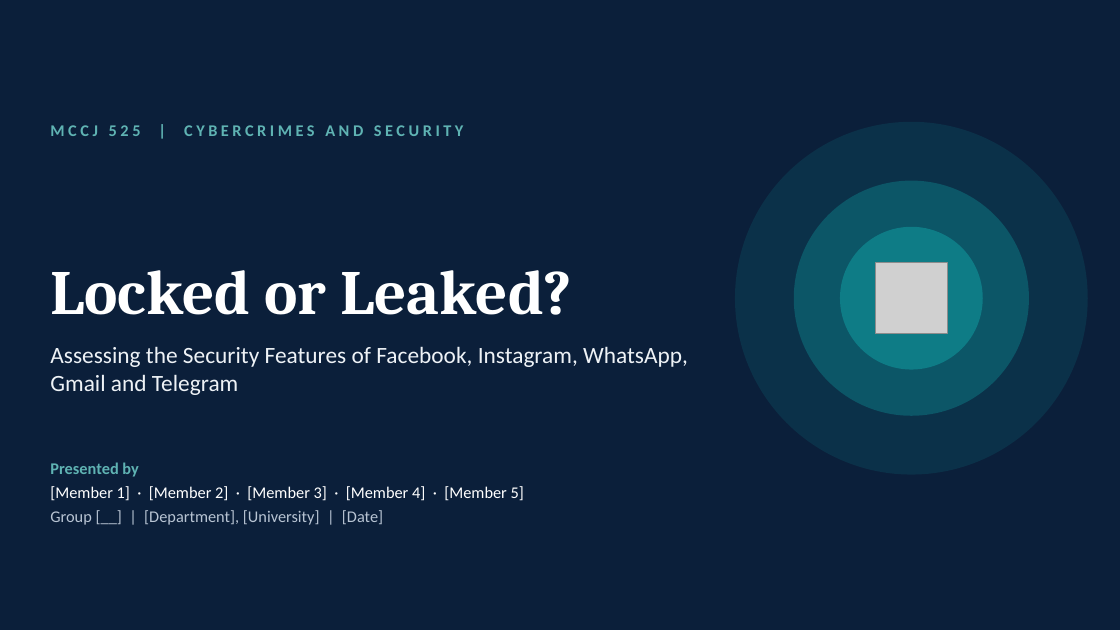
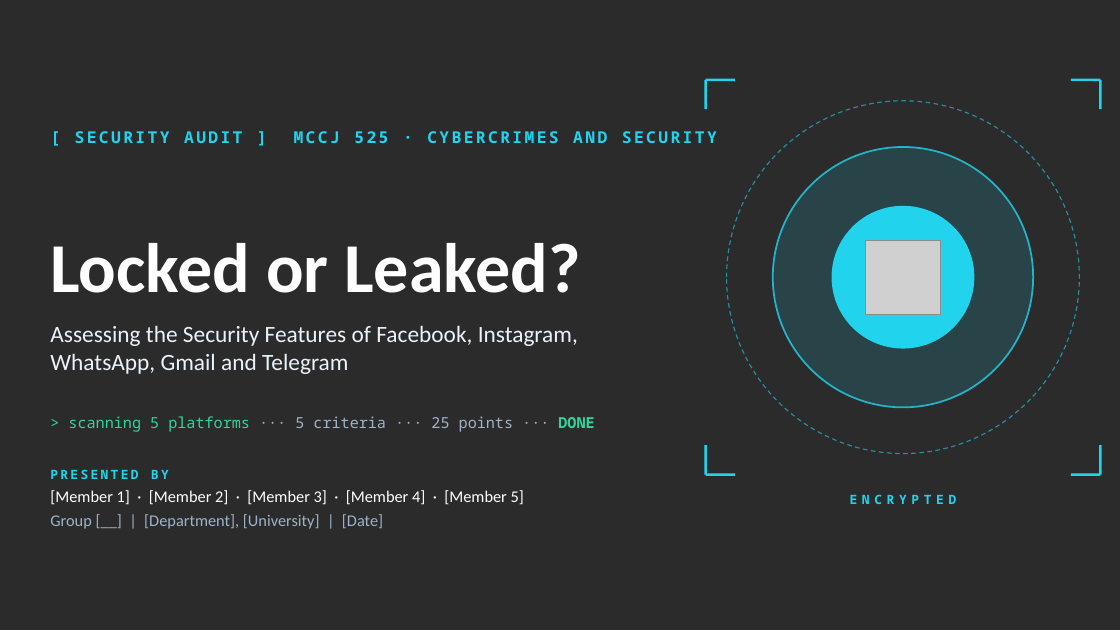
Before and after one commit to jeet42-byte/bangladesh-crime-monitor, a slide deck: slide 1 of cybercrime-assignment/Locked_or_Leaked_Presentation.pptx. Drawn at 1120x630 pixels with LibreOffice and Linux fonts; fonts in the diff are those of the drawing; grey boxes stand for pictures; background and template pictures are left out; a plain dark background stands for a picture behind light text. Boxes give left, top, right and bottom in pixels: in the first picture for what was removed or moved away, otherwise in the second. Text is boxed around its words. In the diff, an @@ line names an element or a change of style, - is before the commit and + after.

```diff
--- a/cybercrime-assignment/Locked_or_Leaked_Presentation.pptx
+++ b/cybercrime-assignment/Locked_or_Leaked_Presentation.pptx
@@ background #0B1F3A to picture (left out) @@
@@ line added from (706, 80) to (735, 80), #22D3EE 2 pt @@
@@ line added from (706, 80) to (706, 109), #22D3EE 2 pt @@
@@ line added from (1071, 80) to (1101, 80), #22D3EE 2 pt @@
@@ line added from (1101, 80) to (1101, 109), #22D3EE 2 pt @@
@@ ellipse: place and size @@
-ellipse at box(794, 181, 1029, 416)
+ellipse at box(727, 101, 1080, 454)
@@ ellipse at box(727, 101, 1080, 454): fill #0E7C86 at 50% opacity to none; outline none to #22D3EE 1 pt dashed @@
@@ text at box(75, 131, 717, 143): text changed; font Calibri to Noto Sans Mono; text colour #5FB3B3 to #22D3EE @@
-MCCJ 525 | CYBERCRIMES AND SECURITY
+[ SECURITY AUDIT ] MCCJ 525 · CYBERCRIMES AND SECURITY
@@ ellipse: place and size @@
-ellipse at box(840, 227, 983, 370)
+ellipse at box(773, 147, 1033, 408)
@@ ellipse at box(773, 147, 1033, 408): fill #0E7C86 to #22D3EE at 15% opacity; outline none to #22D3EE 1.5 pt @@
@@ title "Locked or Leaked?": place and size @@
-title "Locked or Leaked?" at box(50, 270, 572, 315)
+title "Locked or Leaked?" at box(50, 243, 580, 293)
@@ title "Locked or Leaked?" at box(50, 243, 580, 293): size 54 to 60 pt, font Cambria to Calibri @@
@@ ellipse: place and size @@
-ellipse at box(735, 122, 1088, 475)
+ellipse at box(832, 206, 975, 349)
@@ ellipse at box(832, 206, 975, 349): fill #0E7C86 at 20% opacity to #22D3EE @@
@@ picture added at box(866, 240, 940, 314) @@
@@ picture removed at box(876, 262, 948, 334) @@
@@ text "Assessing the Security Features of ...": place and size @@
-text "Assessing the Security Features of ..." at box(50, 346, 688, 395)
+text "Assessing the Security Features of ..." at box(50, 325, 578, 374)
@@ text "Assessing the Security Features of ..." at box(50, 325, 578, 374): text colour #EEF2F6 to #EAF2FB @@
@@ text added at box(68, 416, 594, 432), 13 pt, text #9FB3C8 @@
+> scanning 5 platforms ··· 5 criteria ··· 25 points ··· DONE
@@ line added from (706, 445) to (706, 475), #22D3EE 2 pt @@
@@ line added from (1101, 445) to (1101, 475), #22D3EE 2 pt @@
@@ text at box(50, 469, 169, 479): text changed; size 14 to 11 pt; font Calibri to Noto Sans Mono; text colour #5FB3B3 to #22D3EE @@
-Presented by
+PRESENTED BY
@@ text "PRESENTED BY": place and size @@
-text "PRESENTED BY" at box(50, 462, 524, 525)
+text "PRESENTED BY" at box(50, 469, 524, 529)
@@ line added from (706, 475) to (735, 475), #22D3EE 2 pt @@
@@ line added from (1071, 475) to (1101, 475), #22D3EE 2 pt @@
@@ text added at box(850, 494, 957, 504), 11 pt, text #22D3EE, bold @@
+ENCRYPTED
@@ text at box(50, 514, 383, 529): text colour #B8C4D3 to #9FB3C8 in "Group [__] | [Department], [University] | [Date]" @@
```
Also in this commit, not shown: 9 other slides changed, 1 other file.
